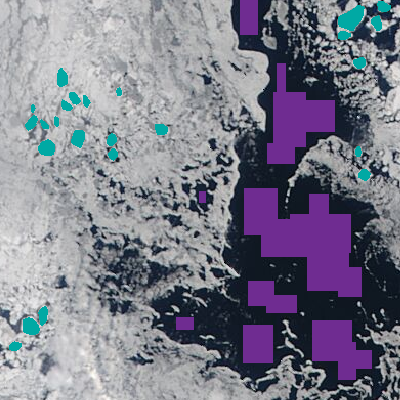
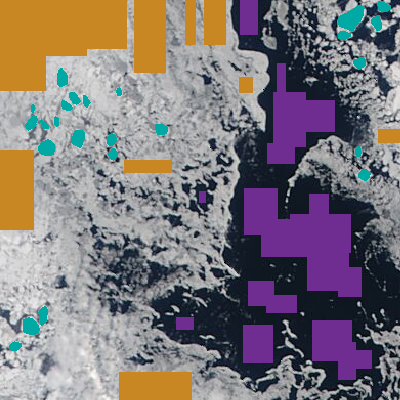
Layer changes from the first 400×400 image to the second:
added layer "ice samples" (2nd of 2) above "water" over (0, 0, 400, 400)
